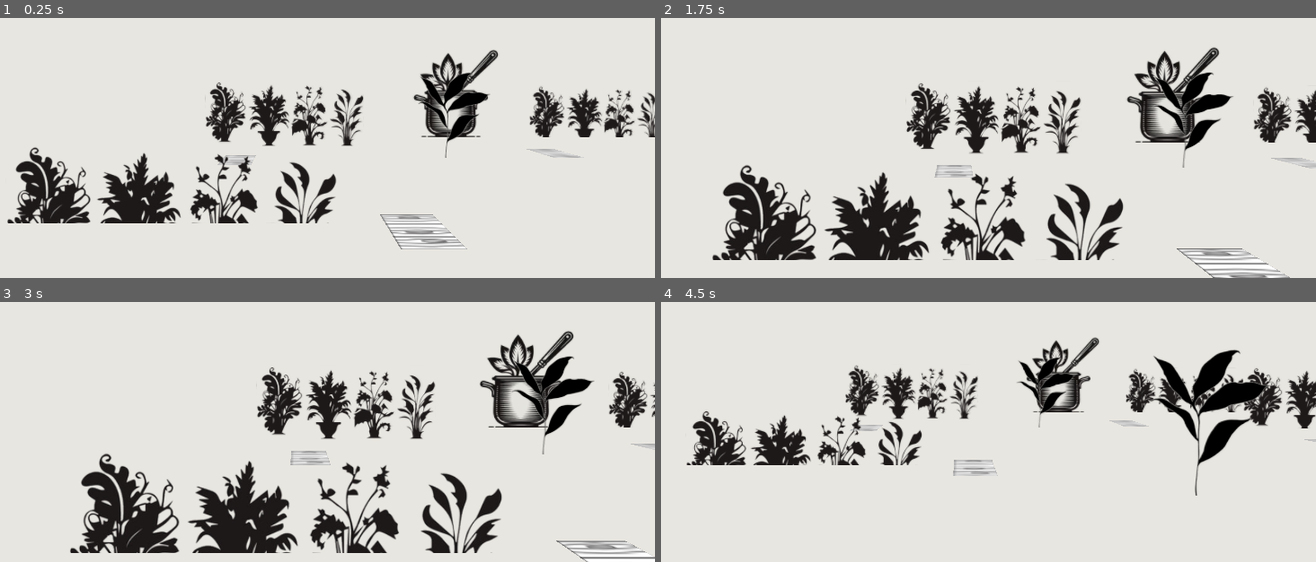
Above: before the commit, frames 1-4 (two rows, left to right).
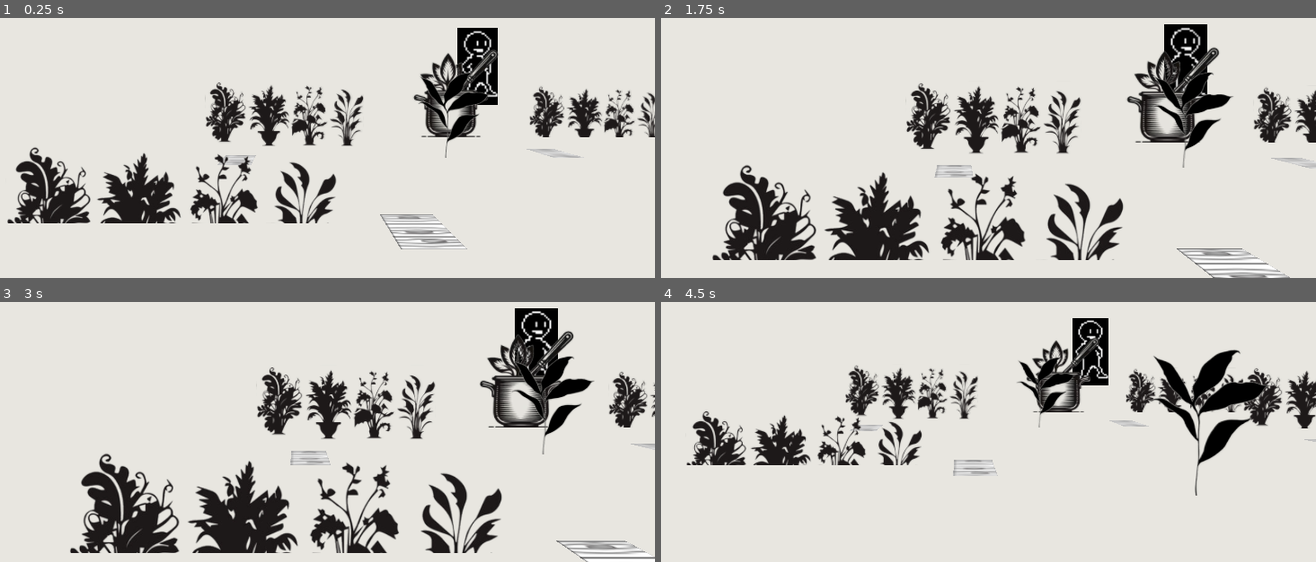
Above: after the commit, the same moments.

Repository: CharlExMachina/Its-a-secret-to-everyone
Game: Godot game, scene res://src/environments/explorable_zone.tscn
The game is run twice, just before and just after one commit, with the same random seed, the same clock (stepped at 60 frames per second) and the same inputs.
Inputs (mouse positions are in pixels of both pictures, inside the frame that each line leads up to):
- Up to frame 1 (0.25 s): no input
- Up to frame 2 (1.75 s): tap Enter at 0.5 s; move the mouse to (1112, 57) at 0.52 s; press the mouse at (1112, 57) at 0.53 s; release the mouse at (1112, 57) at 1.25 s; tap Space at 1.25 s; drag from (811, 96) to (923, 155) at 1.27 s
- Up to frame 3 (3 s): move the mouse to (outside the picture) at 2.02 s; press the mouse at (outside the picture) at 2.03 s; release the mouse at (outside the picture) at 2.75 s; tap Enter at 2.75 s; drag from (262, 439) to (outside the picture) at 2.77 s
- Up to frame 4 (4.5 s): move the mouse to (1171, 421) at 3.52 s; press the mouse at (1171, 421) at 3.53 s; release the mouse at (1171, 421) at 4.25 s; tap Space at 4.25 s; drag from (outside the picture) to (outside the picture) at 4.27 s

The runs differ from the first frame. In frame 1, 1.3% of the frame differs, in the area x 69-76%, y 3-34%; in frame 2, 1.2%; in frame 3, 1.2%; in frame 4, 1.2%.

Commit message:
WIP NPC interaction

Diff:
--- /dev/null
+++ b/secret-to-everyone/src/entities/props/interactable_props/dialogue_interactable/dialogue_interactable.tscn
@@ -0,0 +1,20 @@
+[gd_scene load_steps=4 format=3 uid="uid://cee50qhn61vky"]
+
+[ext_resource type="Texture2D" uid="uid://ch6v4vkk16jp3" path="res://src/assets/sprites/placeholder_npc.png" id="1_dpysd"]
+[ext_resource type="Script" path="res://src/entities/props/interactable_props/dialogue_interactable/dialogue_interactable_prop.gd" id="1_wxerh"]
+
+[sub_resource type="CapsuleShape3D" id="CapsuleShape3D_moxm3"]
+
+[node name="DialogueInteractable" type="Area3D"]
+script = ExtResource("1_wxerh")
+
+[node name="CollisionShape3D" type="CollisionShape3D" parent="."]
+shape = SubResource("CapsuleShape3D_moxm3")
+
+[node name="Sprite3D" type="Sprite3D" parent="."]
+transform = Transform3D(3.51358, 0, 0, 0, 3.51358, 0, 0, 0, 3.51358, 0, 0, 0)
+texture = ExtResource("1_dpysd")
+
+[connection signal="input_event" from="." to="." method="_on_input_event"]
+[connection signal="mouse_entered" from="." to="." method="_on_mouse_entered"]
+[connection signal="mouse_exited" from="." to="." method="_on_mouse_exited"]
--- /dev/null
+++ b/secret-to-everyone/src/entities/props/interactable_props/dialogue_interactable/dialogue_interactable_prop.gd
@@ -0,0 +1,50 @@
+extends Area3D
+
+
+@export var item_name: String = ""
+@export_multiline var item_description: String = ""
+@export var sprite: Texture2D
+
+var frames_pressed := 0.0
+
+var is_pressing := false
+
+
+func _ready() -> void:
+	pass
+	#$Sprite3D.texture = sprite
+
+
+func _process(delta: float) -> void:
+	if is_pressing:
+		frames_pressed += delta
+
+
+func _on_mouse_entered() -> void:
+	get_tree().call_group("CursorController", "set_cursor_dialogue")
+
+
+func _on_mouse_exited() -> void:
+	get_tree().call_group("CursorController", "reset_cursor")
+	get_tree().call_group("CursorController", "set_default_cursor")
+
+
+func _on_input_event(camera: Node, event: InputEvent, event_position: Vector3, normal: Vector3, shape_idx: int) -> void:
+	if event is InputEventMouseMotion:
+		get_tree().call_group("CursorController", "set_cursor_dialogue")
+	elif event is InputEventMouseButton:
+		if event.button_index == MOUSE_BUTTON_LEFT and event.pressed:
+			is_pressing = true
+		elif event.button_index == MOUSE_BUTTON_LEFT and event.is_released() and is_pressing:
+			is_pressing = false
+
+			if frames_pressed <= 0.5:
+				pass
+				#var popup_instance = information_popup.instantiate()
+#
+				#popup_instance.title = item_name
+				#popup_instance.description = item_description
+#
+				#get_parent().add_child(popup_instance)
+
+			frames_pressed = 0.0
--- a/secret-to-everyone/src/entities/props/interactable_props/interactable_scroll.gd
+++ b/secret-to-everyone/src/entities/props/interactable_props/information_interactable/information_interactable.gd
@@ -4,10 +4,15 @@
 
 @export var item_name: String = ""
 @export_multiline var item_description: String = ""
+@export var sprite: Texture2D
 
 var frames_pressed := 0.0
 
 var is_pressing := false
+
+
+func _ready() -> void:
+	$Sprite3D.texture = sprite
 
 
 func _process(delta: float) -> void:
--- a/secret-to-everyone/src/entities/props/interactable_props/interactable_scroll.tscn
+++ b/secret-to-everyone/src/entities/props/interactable_props/information_interactable/information_interactable_prop.tscn
@@ -1,17 +1,13 @@
 [gd_scene load_steps=4 format=3 uid="uid://vhf0l0b53njs"]
 
-[ext_resource type="Script" path="res://src/entities/props/interactable_props/interactable_scroll.gd" id="1_hen1t"]
+[ext_resource type="Script" path="res://src/entities/props/interactable_props/information_interactable/information_interactable.gd" id="1_hen1t"]
 [ext_resource type="Texture2D" uid="uid://cyxbfkntq7dag" path="res://src/assets/sprites/scroll.png" id="1_tfyfj"]
 
 [sub_resource type="SphereShape3D" id="SphereShape3D_6ncqy"]
 radius = 0.596031
 
-[node name="InteractableScroll" type="Area3D"]
+[node name="InteractableProp" type="Area3D"]
 script = ExtResource("1_hen1t")
-item_name = "Old Scroll"
-item_description = "A blank scroll, it looks very old but it makes zero sense for it to be empty.
-
-Maybe it's just a placeholder asset?"
 
 [node name="CollisionShape3D" type="CollisionShape3D" parent="."]
 transform = Transform3D(1, 0, 0, 0, 1, 0, 0, 0, 1, -0.168404, 0, 0)
--- a/secret-to-everyone/src/entities/systems/cursor_controller/cursor_controller.gd
+++ b/secret-to-everyone/src/entities/systems/cursor_controller/cursor_controller.gd
@@ -4,6 +4,7 @@
 var pointer_hand = preload("res://src/assets/sprites/cursors/hand_point.png")
 var closed_hand = preload("res://src/assets/sprites/cursors/hand_closed.png")
 var investigate_object_cursor = preload("res://src/assets/sprites/cursors/zoom.png")
+var dialogue_cursor = preload("res://src/assets/sprites/cursors/message_dots_square.png")
 
 var cursor_override_enabled := false
 
@@ -34,6 +35,14 @@
 	cursor_override_enabled = true
 
 
+func set_cursor_dialogue() -> void:
+	if cursor_override_enabled:
+		return
+
+	Input.set_custom_mouse_cursor(dialogue_cursor)
+	cursor_override_enabled = true
+
+
 func set_investigation_cursor() -> void:
 	if cursor_override_enabled:
 		return
--- a/secret-to-everyone/src/environments/explorable_zone.tscn
+++ b/secret-to-everyone/src/environments/explorable_zone.tscn
@@ -7,7 +7,9 @@
 [ext_resource type="PackedScene" uid="uid://c7sepyyxwa6t3" path="res://src/entities/props/single_plant.tscn" id="5_21qpq"]
 [ext_resource type="PackedScene" uid="uid://1upkvfuvg5k7" path="res://src/entities/player/player.tscn" id="6_l2t86"]
 [ext_resource type="PackedScene" uid="uid://nhyis68owura" path="res://src/entities/systems/cursor_controller/cursor_controller.tscn" id="7_kkkgd"]
-[ext_resource type="PackedScene" uid="uid://vhf0l0b53njs" path="res://src/entities/props/interactable_props/interactable_scroll.tscn" id="8_wxula"]
+[ext_resource type="PackedScene" uid="uid://vhf0l0b53njs" path="res://src/entities/props/interactable_props/information_interactable/information_interactable_prop.tscn" id="8_wxula"]
+[ext_resource type="Texture2D" uid="uid://cyxbfkntq7dag" path="res://src/assets/sprites/scroll.png" id="9_ay5tm"]
+[ext_resource type="PackedScene" uid="uid://cee50qhn61vky" path="res://src/entities/props/interactable_props/dialogue_interactable/dialogue_interactable.tscn" id="10_3qp37"]
 
 [sub_resource type="BoxMesh" id="BoxMesh_6k66e"]
 
@@ -101,3 +103,9 @@
 
 [node name="InteractableScroll" parent="." instance=ExtResource("8_wxula")]
 transform = Transform3D(1, 0, 0, 0, 1, 0, 0, 0, 1, 4.4563, 2.28192, -3.04338)
+item_name = "Another test"
+item_description = "This is a test :D"
+sprite = ExtResource("9_ay5tm")
+
+[node name="ViktorS" parent="." instance=ExtResource("10_3qp37")]
+transform = Transform3D(1, 0, 0, 0, 1, 0, 0, 0, 1, -3.00582, 1.81346, -3.04509)
Binary file added: secret-to-everyone/src/assets/sprites/cursors/message_dots_square.png
Not shown, added: secret-to-everyone/src/assets/sprites/cursors/message_dots_square.png.import
Binary file added: secret-to-everyone/src/assets/sprites/placeholder_npc.png
Not shown, added: secret-to-everyone/src/assets/sprites/placeholder_npc.png.import
Binary file added: secret-to-everyone/src/assets/sprites/placeholder_portrait.png
Not shown, added: secret-to-everyone/src/assets/sprites/placeholder_portrait.png.import
Not shown: 1 places in secret-to-everyone/src/environments/explorable_zone.tscn that only renumber resources
